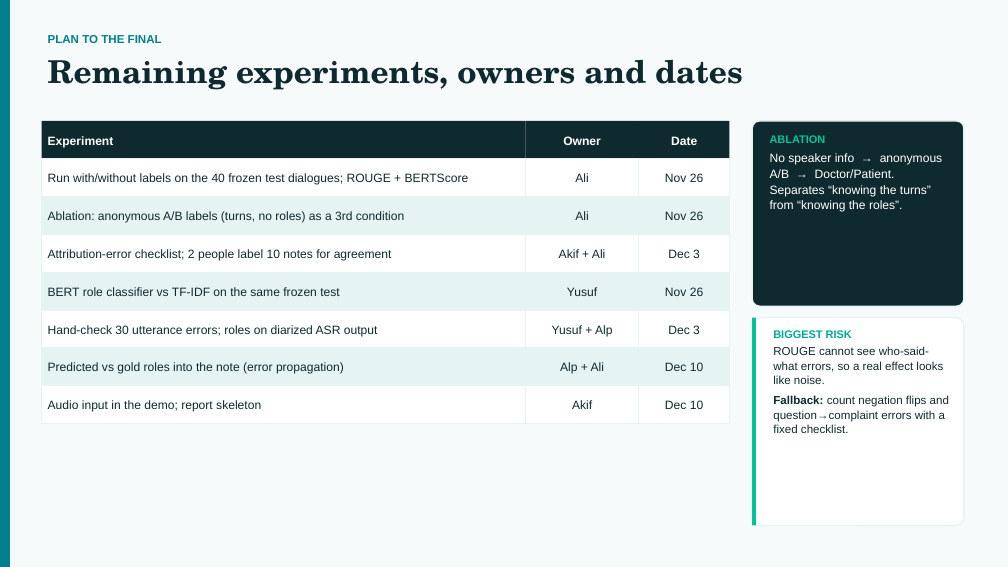
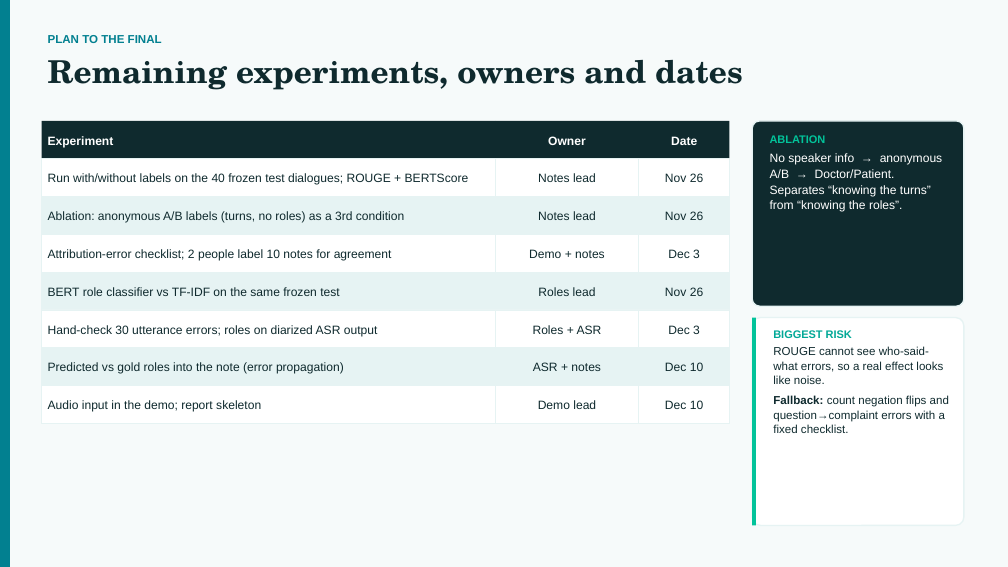
Before and after one commit to Pikseel/medscribe, a slide deck: slide 10 of results/medscribe_midproject.pptx. Drawn at 1008x567 pixels with LibreOffice and Linux fonts; fonts in the diff are those of the drawing. Boxes give left, top, right and bottom in pixels: in the first picture for what was removed or moved away, otherwise in the second. Text is boxed around its words. In the diff, an @@ line names an element or a change of style, - is before the commit and + after.

```diff
--- a/results/medscribe_midproject.pptx
+++ b/results/medscribe_midproject.pptx
@@ rectangle: place and size @@
-rectangle at [42,121,526,159]
+rectangle at [42,121,495,159]
@@ text "Owner": place and size @@
-text "Owner" at [563,136,601,145]
+text "Owner" at [548,136,586,145]
@@ rectangle: place and size @@
-rectangle at [526,121,639,159]
+rectangle at [495,121,639,159]
@@ rectangle: place and size @@
-rectangle at [42,159,526,197]
+rectangle at [42,159,495,197]
@@ rectangle: place and size @@
-rectangle at [526,159,639,197]
+rectangle at [495,159,639,197]
@@ text at [538,173,596,182]: text changed @@
-Ali
+Notes lead
@@ rectangle: place and size @@
-rectangle at [526,197,639,234]
+rectangle at [495,197,639,234]
@@ rectangle: place and size @@
-rectangle at [42,234,526,272]
+rectangle at [42,234,495,272]
@@ rectangle: place and size @@
-rectangle at [526,234,639,272]
+rectangle at [495,234,639,272]
@@ text at [538,211,596,220]: text changed @@
-Ali
+Notes lead
@@ text at [529,249,605,258]: text changed @@
-Akif + Ali
+Demo + notes
@@ rectangle: place and size @@
-rectangle at [42,272,526,310]
+rectangle at [42,272,495,310]
@@ rectangle: place and size @@
-rectangle at [526,272,639,310]
+rectangle at [495,272,639,310]
@@ text at [538,287,596,296]: text changed @@
-Yusuf
+Roles lead
@@ rectangle: place and size @@
-rectangle at [42,310,526,348]
+rectangle at [42,310,495,348]
@@ rectangle: place and size @@
-rectangle at [526,310,639,348]
+rectangle at [495,310,639,348]
@@ text at [533,325,602,334]: text changed @@
-Yusuf + Alp
+Roles + ASR
@@ rectangle: place and size @@
-rectangle at [42,348,526,386]
+rectangle at [42,348,495,386]
@@ rectangle: place and size @@
-rectangle at [526,348,639,386]
+rectangle at [495,348,639,386]
@@ rectangle: place and size @@
-rectangle at [42,386,526,423]
+rectangle at [42,386,495,423]
@@ rectangle: place and size @@
-rectangle at [526,386,639,423]
+rectangle at [495,386,639,423]
@@ text at [533,362,601,371]: text changed @@
-Alp + Ali
+ASR + notes
@@ text at [538,400,596,409]: text changed @@
-Akif
+Demo lead
```
Also in this commit, not shown: 8 other slides changed, 3 other files.
